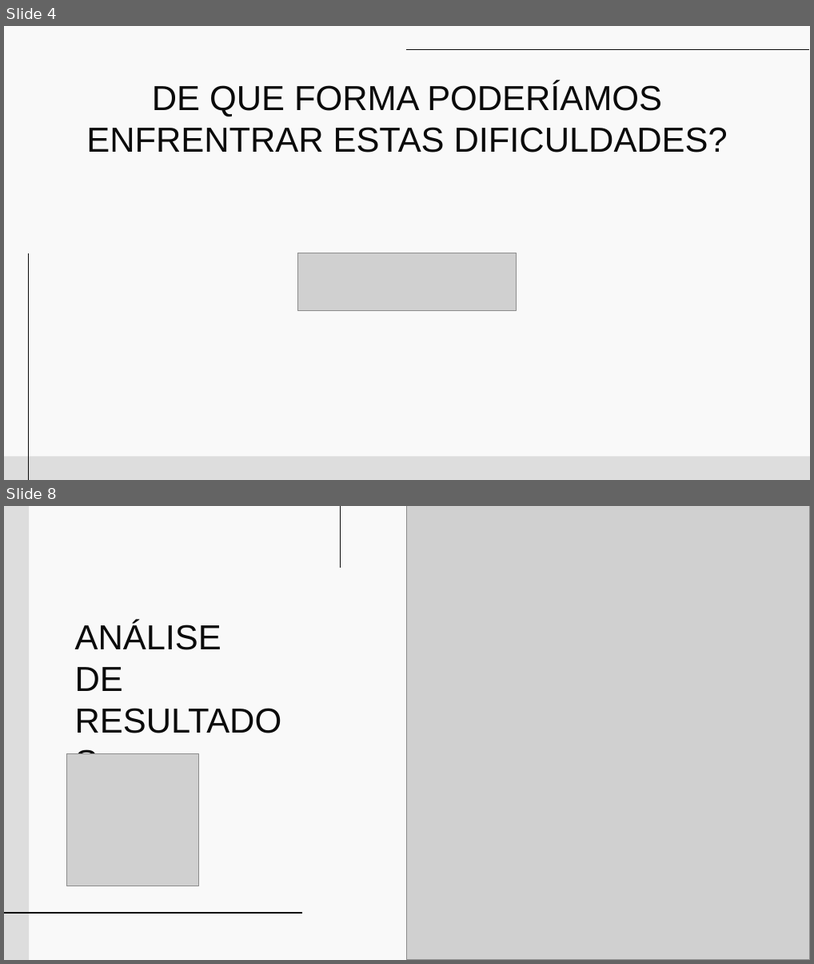
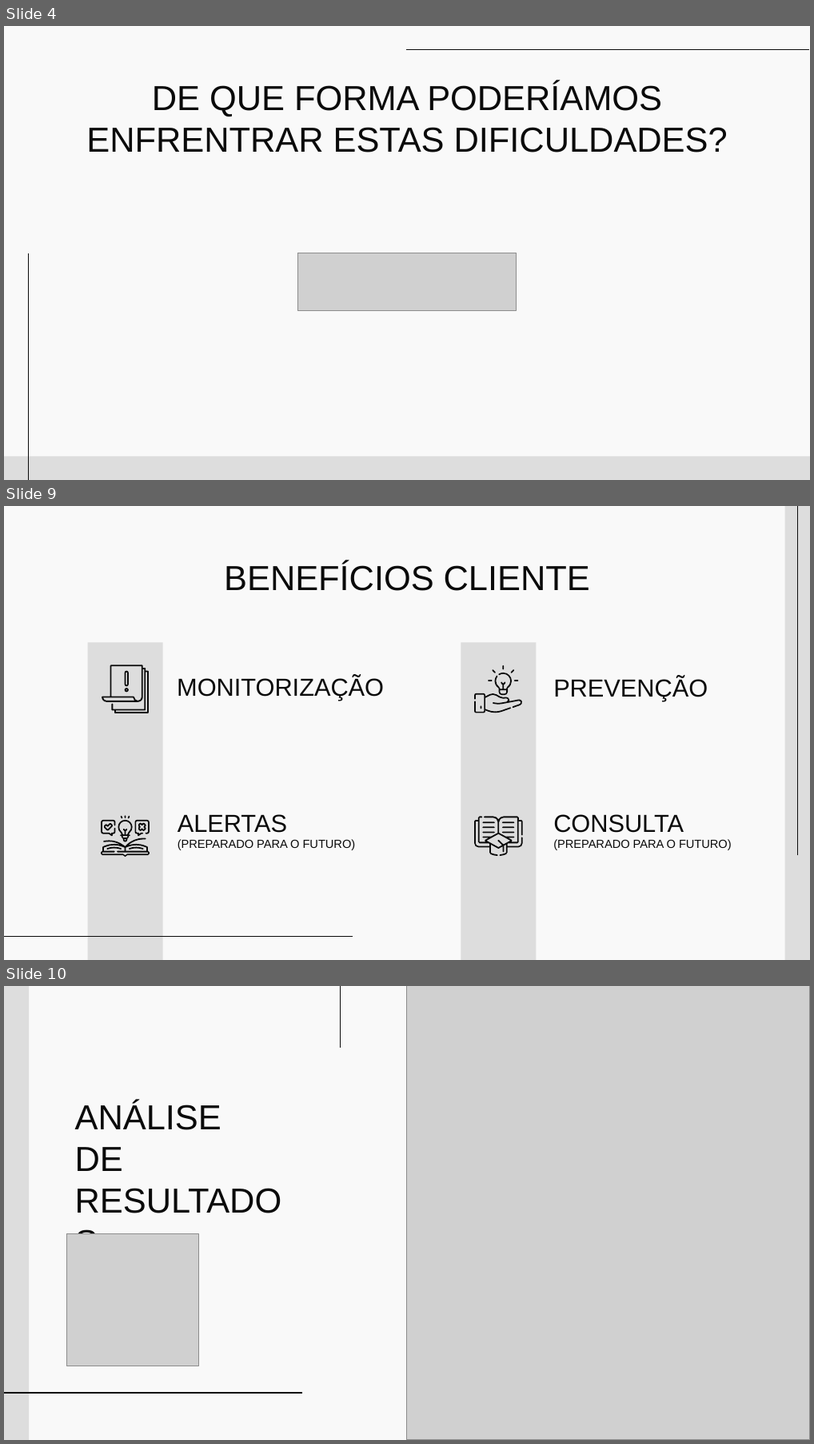
Before and after one commit to dpinto-xbin/zabbix-rtu, a slide deck: Apresentação-Estágio.ppsx. Shown one above the other, each under a label of ours: slides 4 and 8 before the commit, slides 4, 9 and 10 after it; the slides between them are not shown. The pictures are 814x964 and 814x1444 pixels, drawn with LibreOffice and Linux fonts; fonts in the diff are those of the drawing; grey boxes stand for pictures. Boxes give left, top, right and bottom in pixels: in the first picture for what was removed or moved away, otherwise in the second. Text is boxed around its words. In the diff, an @@ line names an element or a change of style, - is before the commit and + after.

```diff
--- a/Apresentação-Estágio.ppsx
+++ b/Apresentação-Estágio.ppsx
@@ slide 9 added at [4,506,810,960], background #F9F9F9 @@
@@ rectangle added at [786,506,810,959], fill #DDDDDD @@
@@ line added from (798, 855) to (798, 506), #0A0A0A 0.75 pt @@
@@ title added at [224,562,590,591], 31 pt, text #0A0A0A @@
+BENEFÍCIOS CLIENTE
@@ rectangle added at [88,642,163,959], fill #DDDDDD @@
@@ rectangle added at [462,642,536,959], fill #DDDDDD @@
@@ freeform shape added at [102,665,148,713], fill #0A0A0A @@
@@ freeform shape added at [124,671,128,687], fill #0A0A0A @@
@@ group added at [474,665,522,713]: 8 freeform shapes @@
@@ freeform shape added at [124,688,128,692], fill #0A0A0A @@
@@ subtitle added at [177,676,384,700], 22 pt, text #0A0A0A @@
+MONITORIZAÇÃO
@@ subtitle added at [554,676,708,700], 22 pt, text #0A0A0A @@
+PREVENÇÃO
@@ subtitle added at [178,814,356,850], 10.5 pt, text #0A0A0A @@
+ALERTAS
+(PREPARADO PARA O FUTURO)
@@ subtitle added at [554,814,732,850], 10.5 pt, text #0A0A0A @@
+CONSULTA
+(PREPARADO PARA O FUTURO)
@@ group added at [474,816,522,855]: 7 freeform shapes @@
@@ group added at [101,815,149,856]: 11 freeform shapes @@
@@ line added from (353, 936) to (4, 936), #0A0A0A 0.75 pt @@
@@ what was slide 8 is now slide 10 @@
```
Also in this commit, not shown: 4 slides changed.
